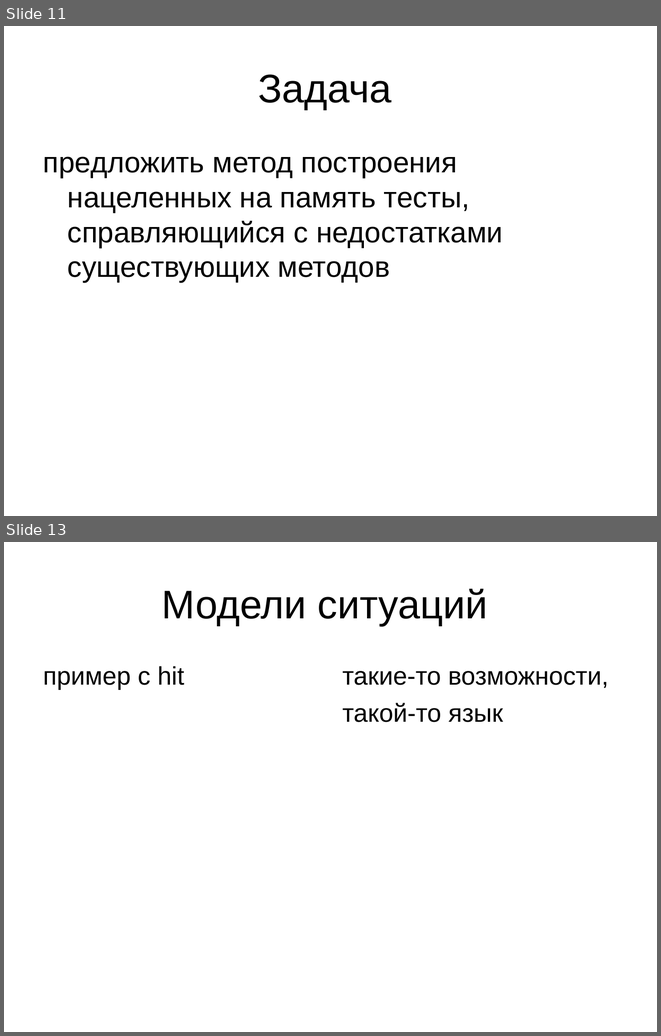
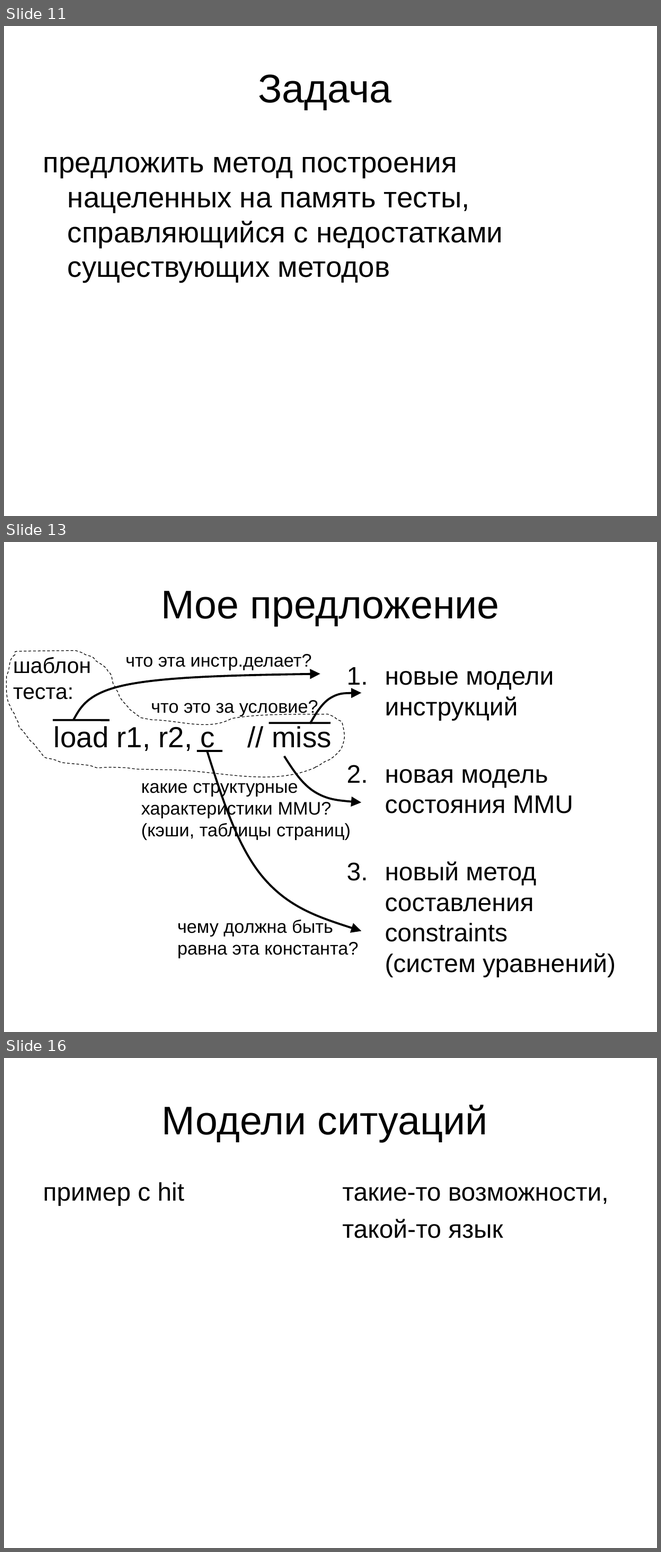
Before and after one commit to kornevgen/tesla-project, a slide deck: papers/THESIS/talks/pred/prethesis.ppt. Shown one above the other, each under a label of ours: slides 11 and 13 before the commit, slides 11, 13 and 16 after it; the slides between them are not shown. The pictures are 661x1036 and 661x1552 pixels, drawn with LibreOffice and Linux fonts; fonts in the diff are those of the drawing. Boxes give left, top, right and bottom in pixels: in the first picture for what was removed or moved away, otherwise in the second. Text is boxed around its words. In the diff, an @@ line names an element or a change of style, - is before the commit and + after.

```diff
--- a/papers/THESIS/talks/pred/prethesis.ppt
+++ b/papers/THESIS/talks/pred/prethesis.ppt
@@ slide 13 added at (x1=4, y1=542, x2=657, y2=1032), background #FFFFFF @@
@@ title added at (x1=161, y1=591, x2=500, y2=626), 44 pt, text #000000 @@
+Мое предложение
@@ freeform shape added at (x1=5, y1=651, x2=346, y2=787), outline #000000 0.74 pt dashed @@
@@ text added at (x1=13, y1=655, x2=91, y2=699), 24 pt, text #000000 @@
+шаблон
+теста:
@@ text added at (x1=125, y1=654, x2=312, y2=670), 20 pt, text #000000 @@
+что эта инстр.делает?
@@ freeform shape added at (x1=73, y1=674, x2=320, y2=720), outline #000000 2.24 pt @@
@@ text added at (x1=385, y1=671, x2=616, y2=977), 28 pt, text #000000 @@
+1. новые модели инструкций
+2. новая модель состояния MMU
+3. новый метод составления constraints
+   (систем уравнений)
@@ text added at (x1=151, y1=700, x2=318, y2=716), 20 pt, text #000000 @@
+что это за условие?
@@ freeform shape added at (x1=310, y1=693, x2=362, y2=723), outline #000000 2.24 pt @@
@@ line added from (53, 720) to (109, 720), #000000 2.24 pt @@
@@ text added at (x1=54, y1=724, x2=332, y2=752), 32 pt, text #000000 @@
+load r1, r2, c // miss
@@ line added from (269, 723) to (330, 723), #000000 2.24 pt @@
@@ line added from (196, 751) to (223, 751), #000000 2.24 pt @@
@@ freeform shape added at (x1=207, y1=751, x2=361, y2=931), outline #000000 2.24 pt @@
@@ freeform shape added at (x1=284, y1=756, x2=361, y2=803), outline #000000 2.24 pt @@
@@ text added at (x1=141, y1=778, x2=351, y2=840), 20 pt, text #000000 @@
+какие структурные
+характеристики MMU?
+(кэши, таблицы страниц)
@@ text added at (x1=177, y1=918, x2=358, y2=958), 20 pt, text #000000 @@
+чему должна быть
+равна эта константа?
@@ what was slide 13 is now slide 16 @@
```
Also in this commit, not shown: 5 slides changed, 2 other slides added, 1 slide removed.
